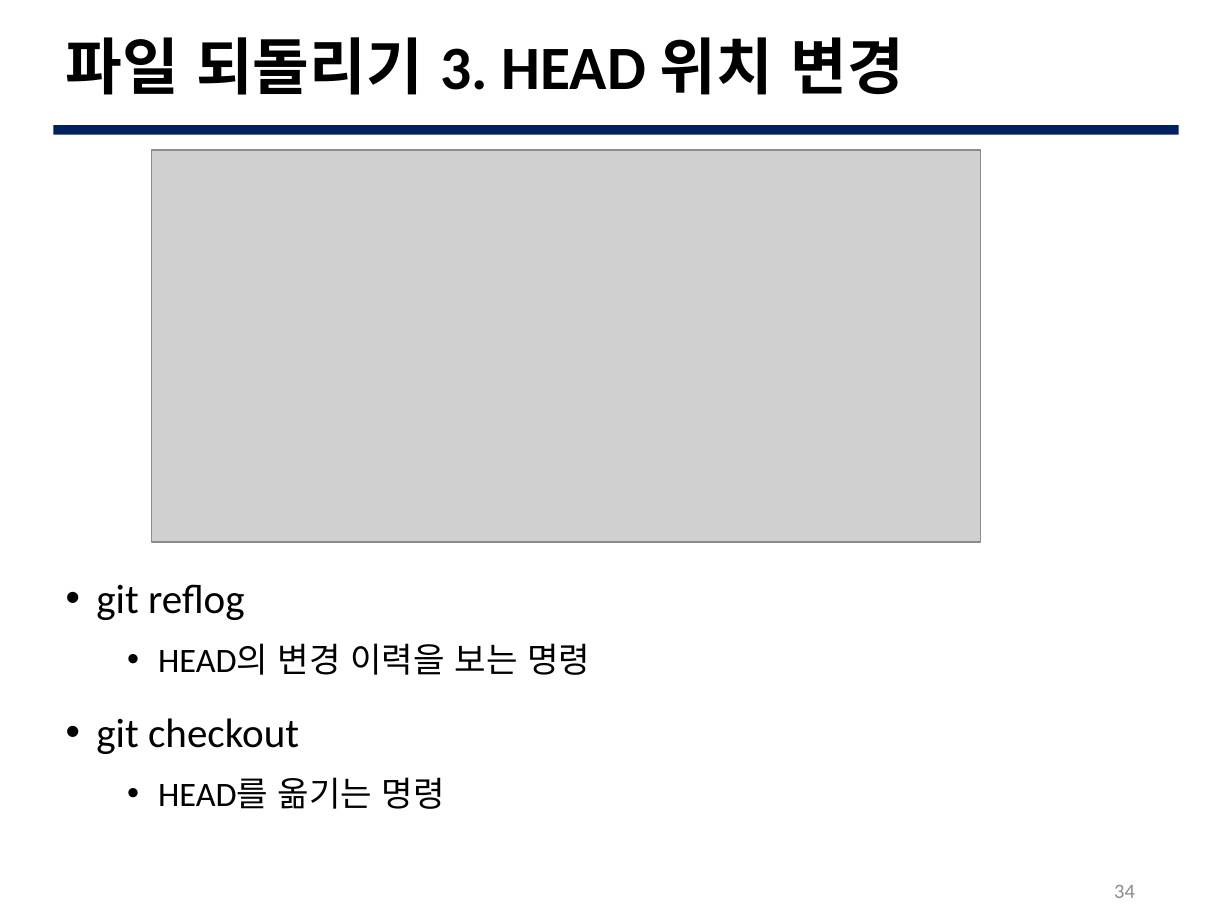
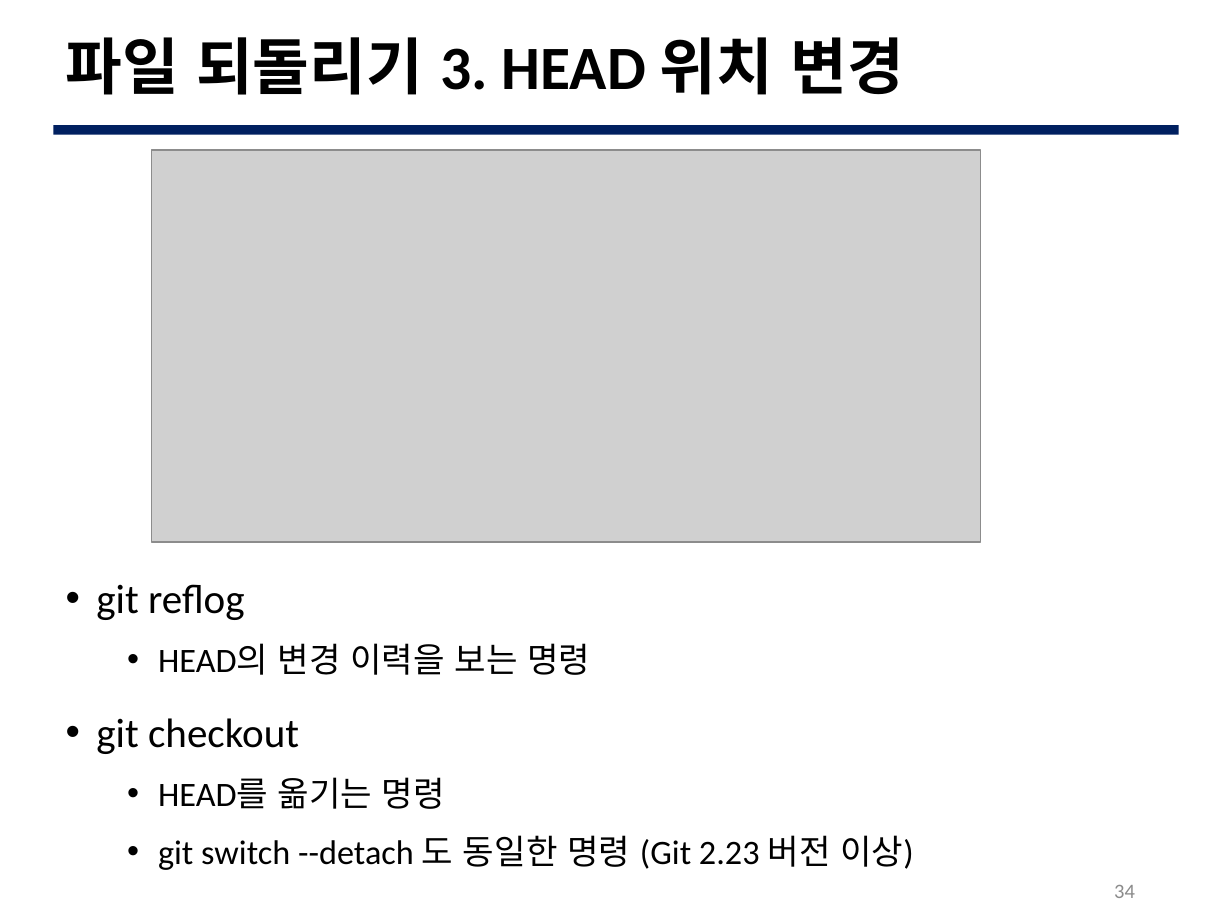
Before and after one commit to JBNU-JEduTools/osscourse, a slide deck: slide 34 of Slides 2020/5. Git 초급.pptx. Drawn at 1232x924 pixels with LibreOffice and Linux fonts; fonts in the diff are those of the drawing; grey boxes stand for pictures; background and template pictures are left out. Boxes give left, top, right and bottom in pixels: in the first picture for what was removed or moved away, otherwise in the second. Text is boxed around its words. In the diff, an @@ line names an element or a change of style, - is before the commit and + after.

Commit message:
git checkout 대안 명령어 추가
+ git restore 로 Working Directory 의 변경 사항 버리는 방법 추가
+ git switch 로 브랜치 전환하는 방법 추가

Closes #10

```diff
--- a/Slides 2020/5. Git 초급.pptx
+++ b/Slides 2020/5. Git 초급.pptx
@@ text at [158, 835, 914, 870]: paragraph added @@
+  • git switch --detach 도 동일한 명령 (Git 2.23 버전 이상)
```
Also in this commit, not shown: 4 other slides changed, 1 other file.
